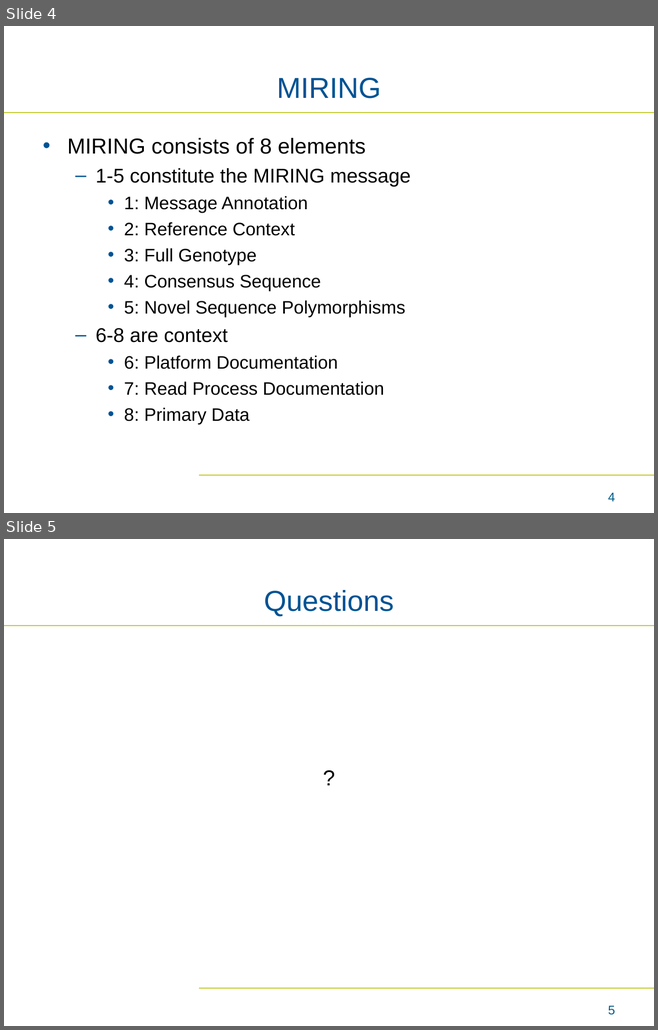
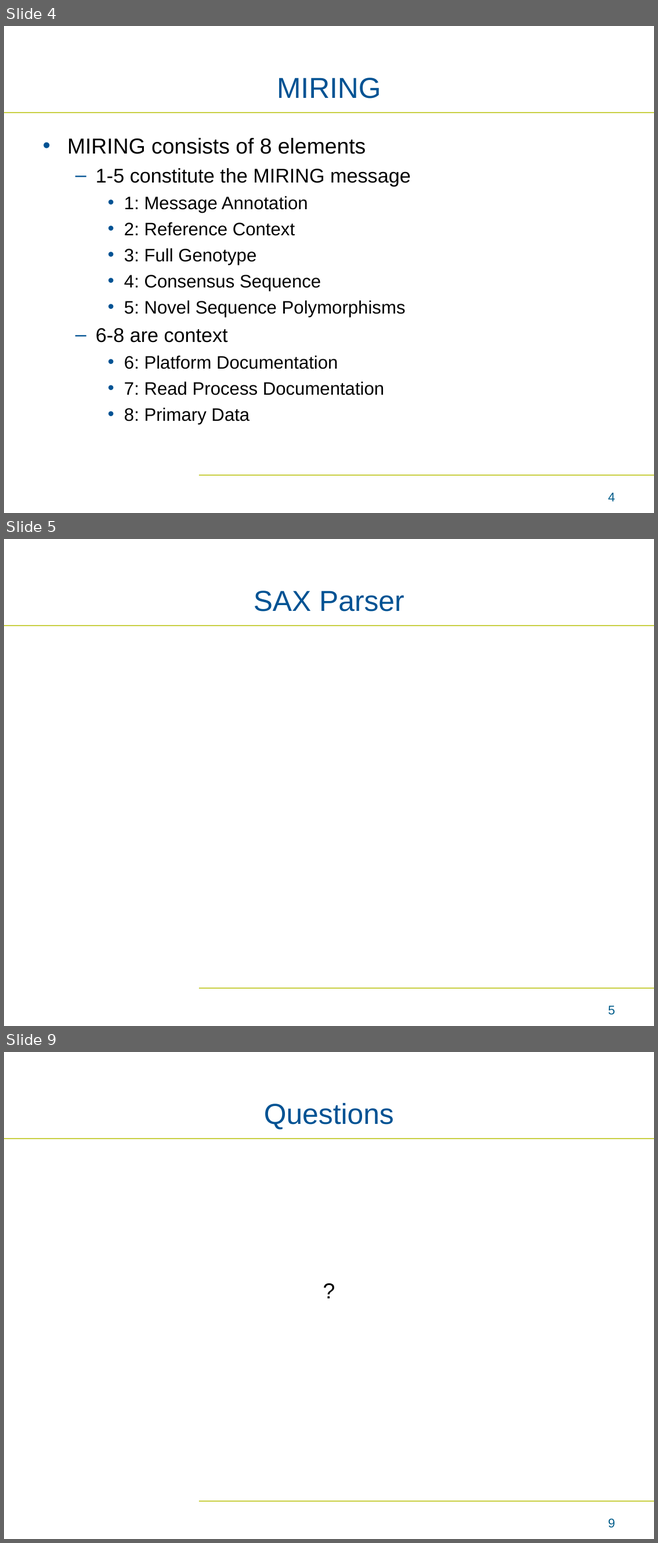
Before and after one commit to bmatern-nmdp/ValidationDemo, a slide deck: demo/Interactive Demo.ppt. Shown one above the other, each under a label of ours: slides 4 and 5 before the commit, slides 4, 5 and 9 after it; the slides between them are not shown. The pictures are 658x1030 and 658x1543 pixels, drawn with LibreOffice and Linux fonts; fonts in the diff are those of the drawing; background and template pictures are left out. Boxes give left, top, right and bottom in pixels: in the first picture for what was removed or moved away, otherwise in the second. Text is boxed around its words. In the diff, an @@ line names an element or a change of style, - is before the commit and + after.

```diff
--- a/demo/Interactive Demo.ppt
+++ b/demo/Interactive Demo.ppt
@@ slide 5 added at <box>4,539,654,1026</box>, background #FFFFFF; not listed: 2 template elements that a slide beside it also shows @@
@@ title added at <box>253,591,404,611</box>, 32 pt, text #005293 @@
+SAX Parser
@@ page number added at <box>608,1006,615,1015</box>, 14 pt, text #005C8A @@
+5
@@ what was slide 5 is now slide 9 @@
@@ page number at <box>608,1518,615,1528</box>: text changed @@
-5
+9
```
Also in this commit, not shown: 3 other slides added, 6 other files.
